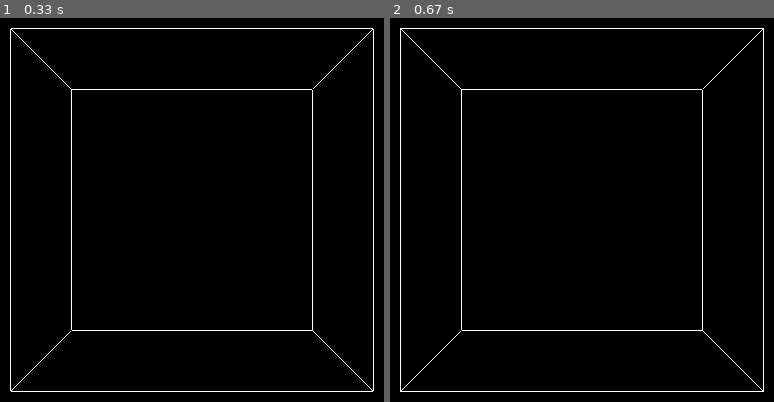
Above: before the commit, frames 1-2 (left to right).
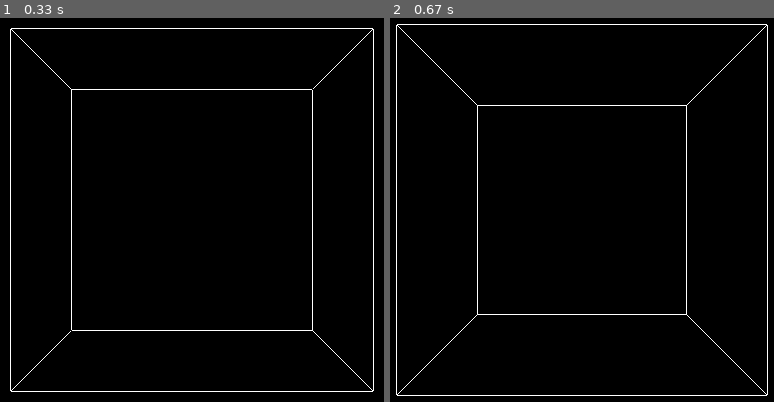
Above: after the commit, the same moments.

Repository: antonioam82/ejercicios-python
Game: pygame game, started from manipulate_cube_rotation.py
Same seed, same stepped clock (60 frames per second), same inputs: the game is played once before the commit and once after it.
Inputs:
- Up to frame 1 (0.33 s): no input
- Up to frame 2 (0.67 s): tap I at 0.33 s

Frame 1 is identical in both runs. In frame 2, 3.3% of the frame differs, in the area x 1-99%, y 1-99%.

Commit message:
Update manipulate_cube_rotation.py

Diff:
--- a/manipulate_cube_rotation.py
+++ b/manipulate_cube_rotation.py
@@ -40,11 +40,15 @@
 def change_verts(s):
     #global vertices
     if s == 'r':
+        for i in range(0,4):
+            verticies[i][2] +=0.9
         for i in range(4,8):
-            verticies[i][2] -= 0.02
+            verticies[i][2] -= 0.09
     else:
+        for i in range(0,4):
+            verticies[i][2] -=0.9
         for i in range(4,8):
-            verticies[i][2] += 0.02
+            verticies[i][2] += 0.09
 
 
 
